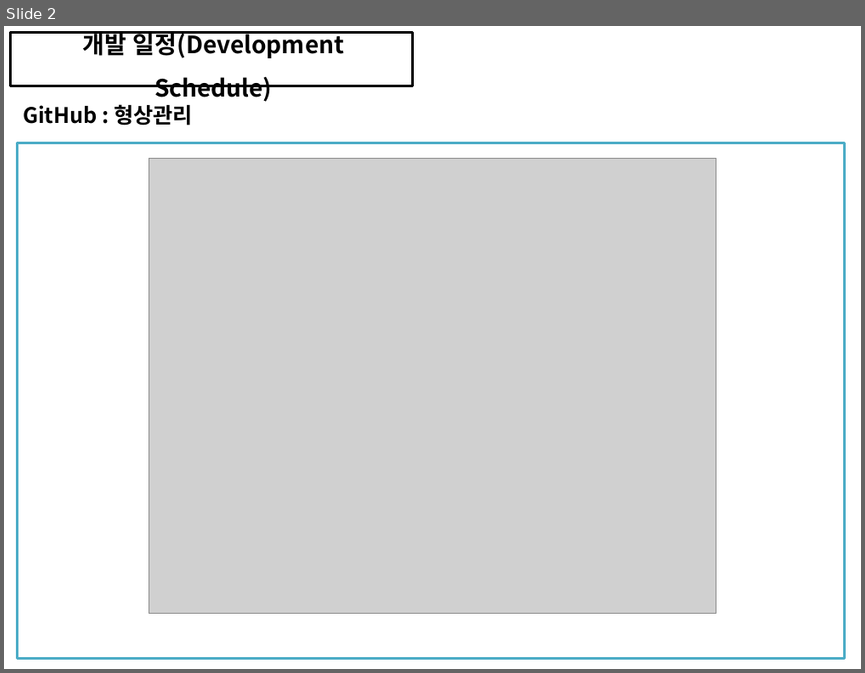
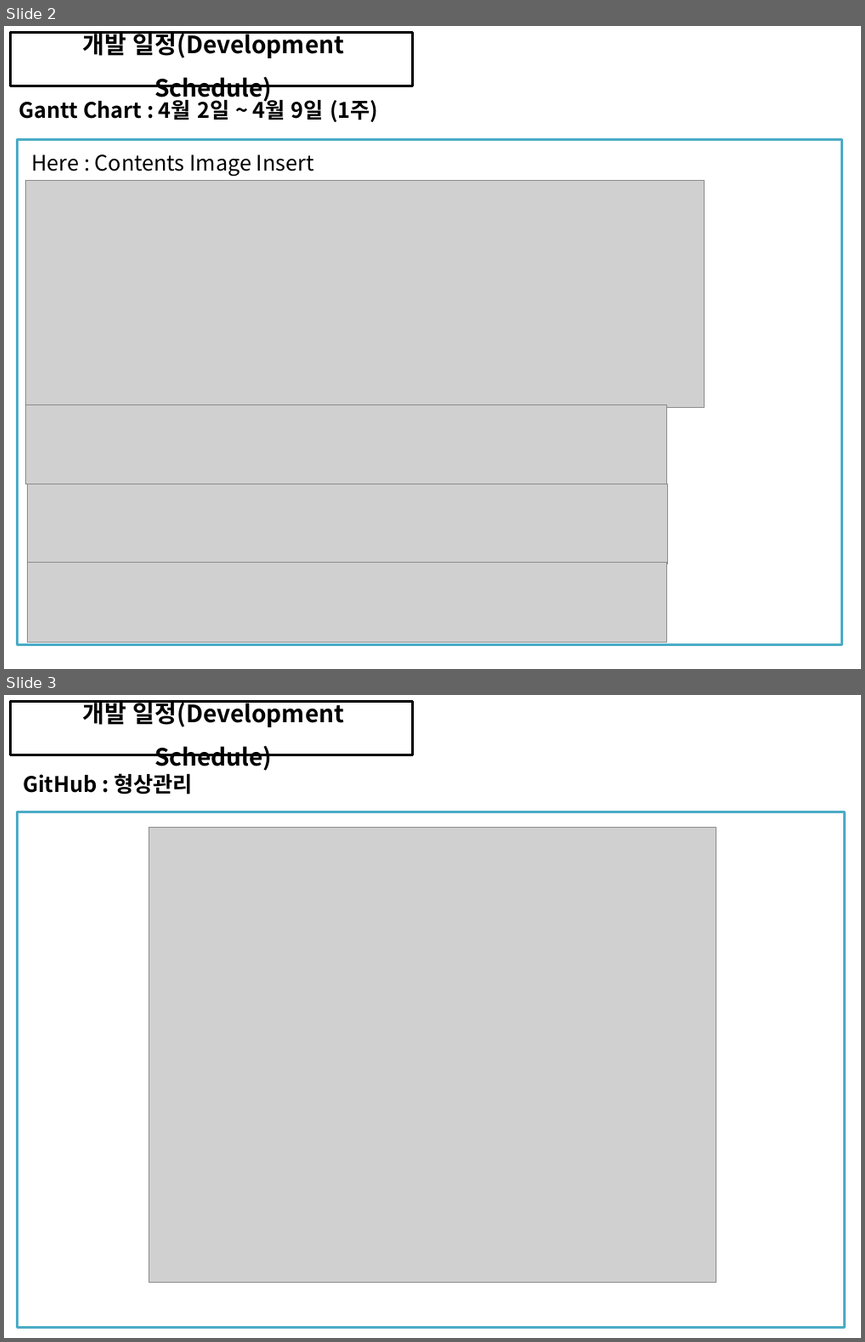
Before and after one commit to soh0256/4team, a slide deck: 6) KOSMO_77기_개발 4팀_일정관리_형상관리_활용_종합보고서.pptx. Shown one above the other, each under a label of ours: slide 2 before the commit, slides 2 and 3 after it. The pictures are 865x673 and 865x1342 pixels, drawn with LibreOffice and Linux fonts; fonts in the diff are those of the drawing; grey boxes stand for pictures. Boxes give left, top, right and bottom in pixels: in the first picture for what was removed or moved away, otherwise in the second. Text is boxed around its words. In the diff, an @@ line names an element or a change of style, - is before the commit and + after.

```diff
--- a/6) KOSMO_77기_개발 4팀_일정관리_형상관리_활용_종합보고서.pptx
+++ b/6) KOSMO_77기_개발 4팀_일정관리_형상관리_활용_종합보고서.pptx
@@ slide 2 added at (4, 26, 861, 669), background #FFFFFF @@
@@ rectangle added at (11, 33, 413, 87), outline #000000 2 pt @@
@@ text added at (82, 31, 344, 103), 20 pt, text #000000, bold @@
+개발 일정(Development Schedule)
@@ text added at (19, 97, 378, 122), 18 pt, text #000000, bold @@
+Gantt Chart : 4월 2일 ~ 4월 9일 (1주)
@@ rectangle added at (18, 140, 842, 645), fill #FFFFFF, outline #4BACC6 2 pt @@
@@ text added at (32, 154, 314, 176), 18 pt, text #000000 @@
+Here : Contents Image Insert
@@ picture added at (25, 180, 704, 408) @@
@@ picture added at (25, 405, 666, 484) @@
@@ picture added at (27, 483, 667, 563) @@
@@ picture added at (27, 562, 666, 642) @@
@@ what was slide 2 is now slide 3 @@
```
Also in this commit, not shown: 1 slide changed.
